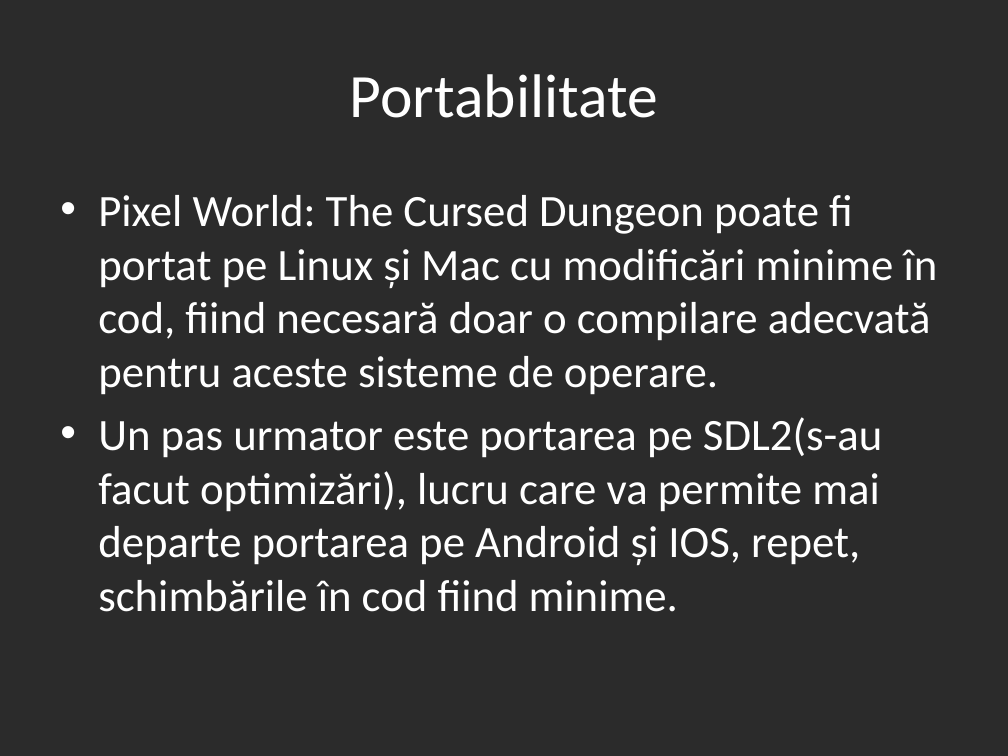
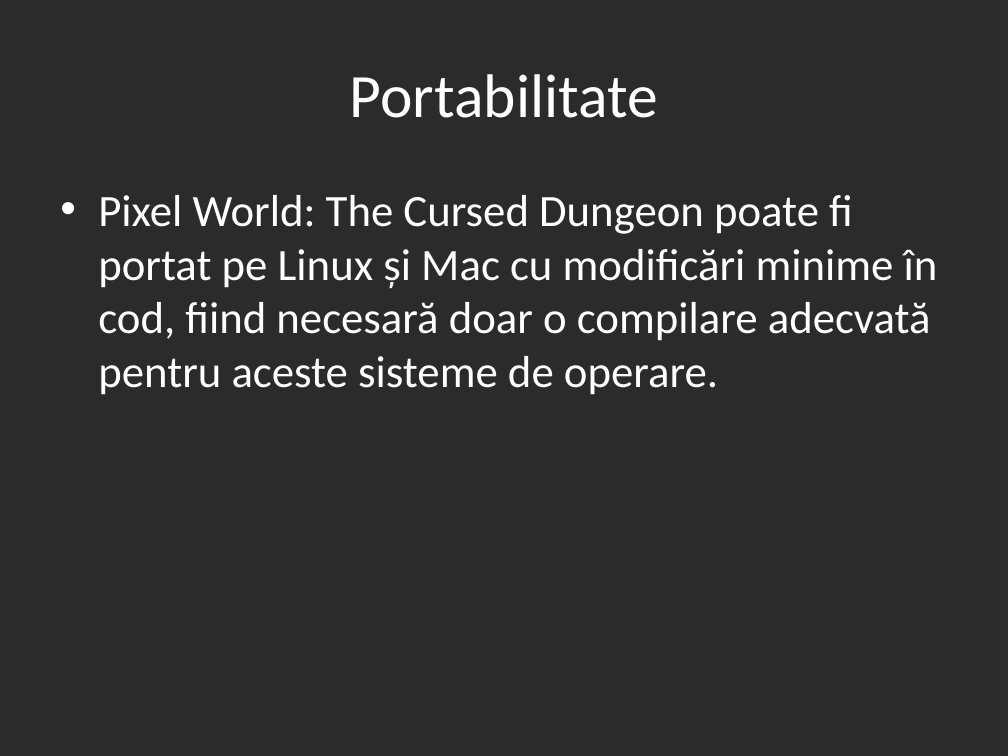
Before and after one commit to PixelRetroGames-org/Pixel-World---Duel-Mode---Launcher-v2, a slide deck: slide 6 of PRG Presentation(RO).pptx. Drawn at 1008x756 pixels with LibreOffice and Linux fonts; fonts in the diff are those of the drawing; background and template pictures are left out; a plain dark background stands for a picture behind light text. Boxes give left, top, right and bottom in pixels: in the first picture for what was removed or moved away, otherwise in the second. Text is boxed around its words. In the diff, an @@ line names an element or a change of style, - is before the commit and + after.

```diff
--- a/PRG Presentation(RO).pptx
+++ b/PRG Presentation(RO).pptx
@@ text at (98,417,882,612): paragraph removed @@
-• Un pas urmator este portarea pe SDL2(s-au facut optimizări), lucru care va permite mai departe portarea pe Android și IOS, repet, schimbările în cod fiind minime.
```
Also in this commit, not shown: 3 other slides changed, 4 slides added, 12 other files.
